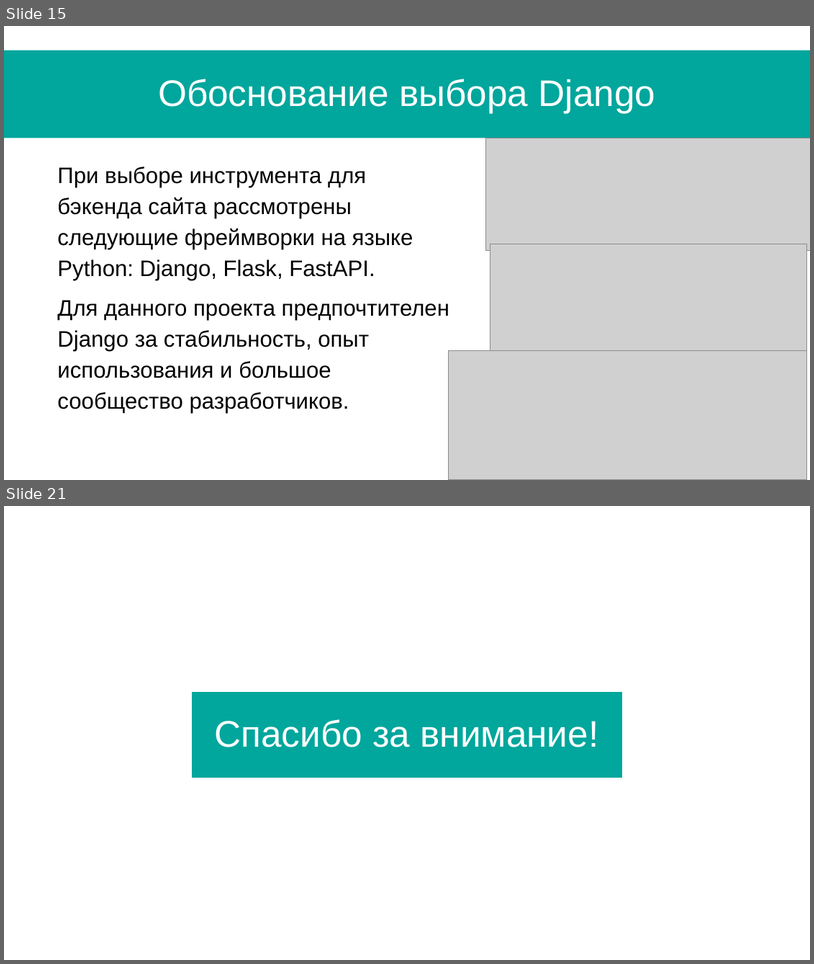
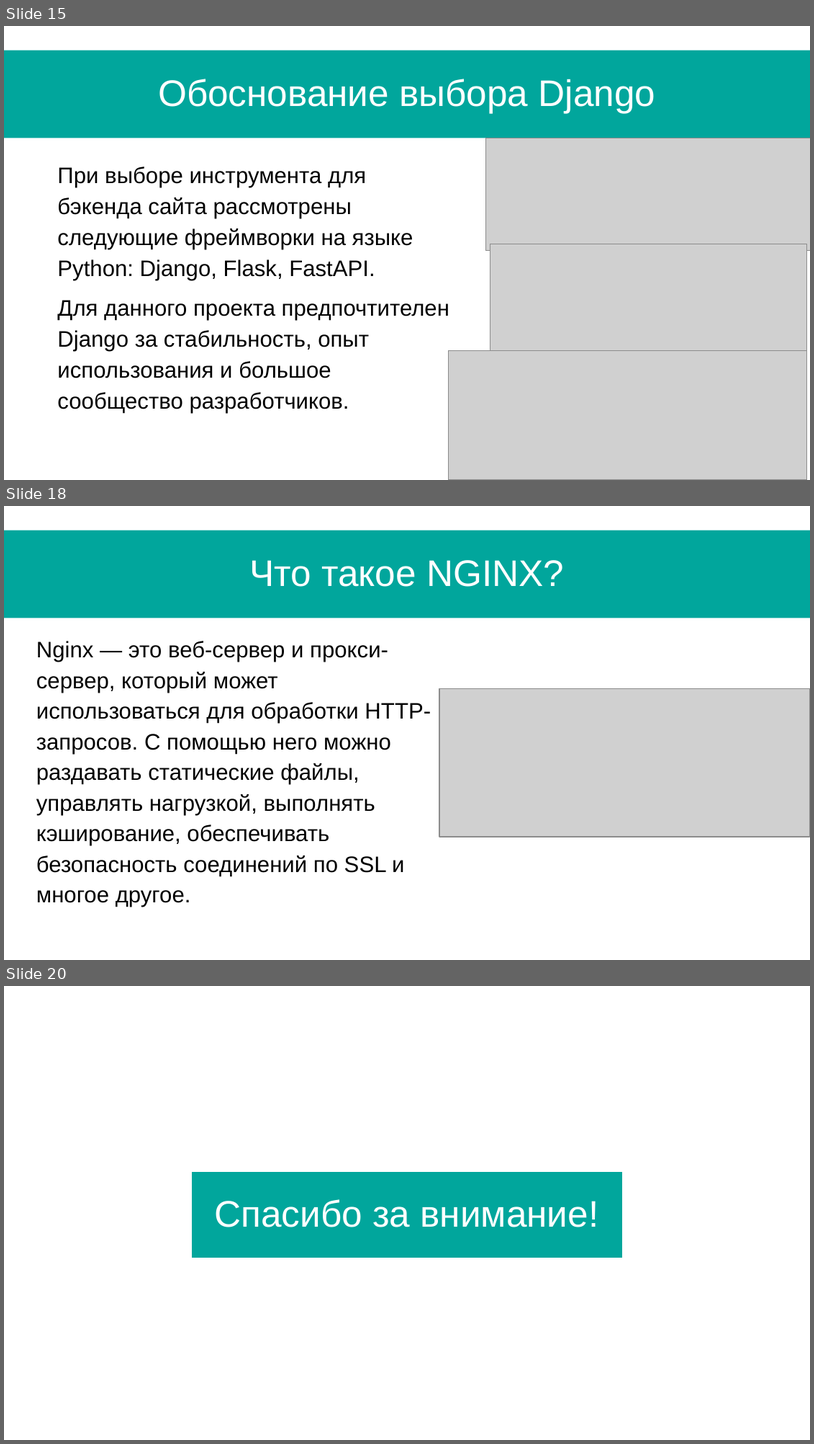
Before and after one commit to Le0ks/TCSE, a slide deck: Docs/СИСТЕМА ДЛЯ ПРОВЕДЕНИЯ УЧЕБНЫХ МЕРОПРИЯТИЙ И РАБОТ.pptx. Shown one above the other, each under a label of ours: slides 15 and 21 before the commit, slides 15, 18 and 20 after it; the slides between them are not shown. The pictures are 814x964 and 814x1444 pixels, drawn with LibreOffice and Linux fonts; fonts in the diff are those of the drawing; grey boxes stand for pictures. Boxes give left, top, right and bottom in pixels: in the first picture for what was removed or moved away, otherwise in the second. Text is boxed around its words. In the diff, an @@ line names an element or a change of style, - is before the commit and + after.

```diff
--- a/Docs/СИСТЕМА ДЛЯ ПРОВЕДЕНИЯ УЧЕБНЫХ МЕРОПРИЯТИЙ И РАБОТ.pptx
+++ b/Docs/СИСТЕМА ДЛЯ ПРОВЕДЕНИЯ УЧЕБНЫХ МЕРОПРИЯТИЙ И РАБОТ.pptx
@@ slide 18 added at (x1=4, y1=506, x2=810, y2=960), background #FFFFFF; not listed: 1 template element that a slide beside it also shows @@
@@ title added at (x1=250, y1=560, x2=564, y2=587), 33 pt, text #FFFFFF @@
+Что такое NGINX?
@@ text added at (x1=36, y1=641, x2=431, y2=907), 20 pt, text #000000 @@
+Nginx — это веб-сервер и прокси-сервер, который может использоваться для обработки HTTP-запросов. С помощью него можно раздавать статические файлы, управлять нагрузкой, выполнять кэширование, обеспечивать безопасность соединений по SSL и многое другое.
@@ picture added at (x1=440, y1=688, x2=810, y2=836) @@
@@ what was slide 21 is now slide 20 @@
```
Also in this commit, not shown: 8 slides changed, 1 other slide added, 3 slides removed, 11 other files.
